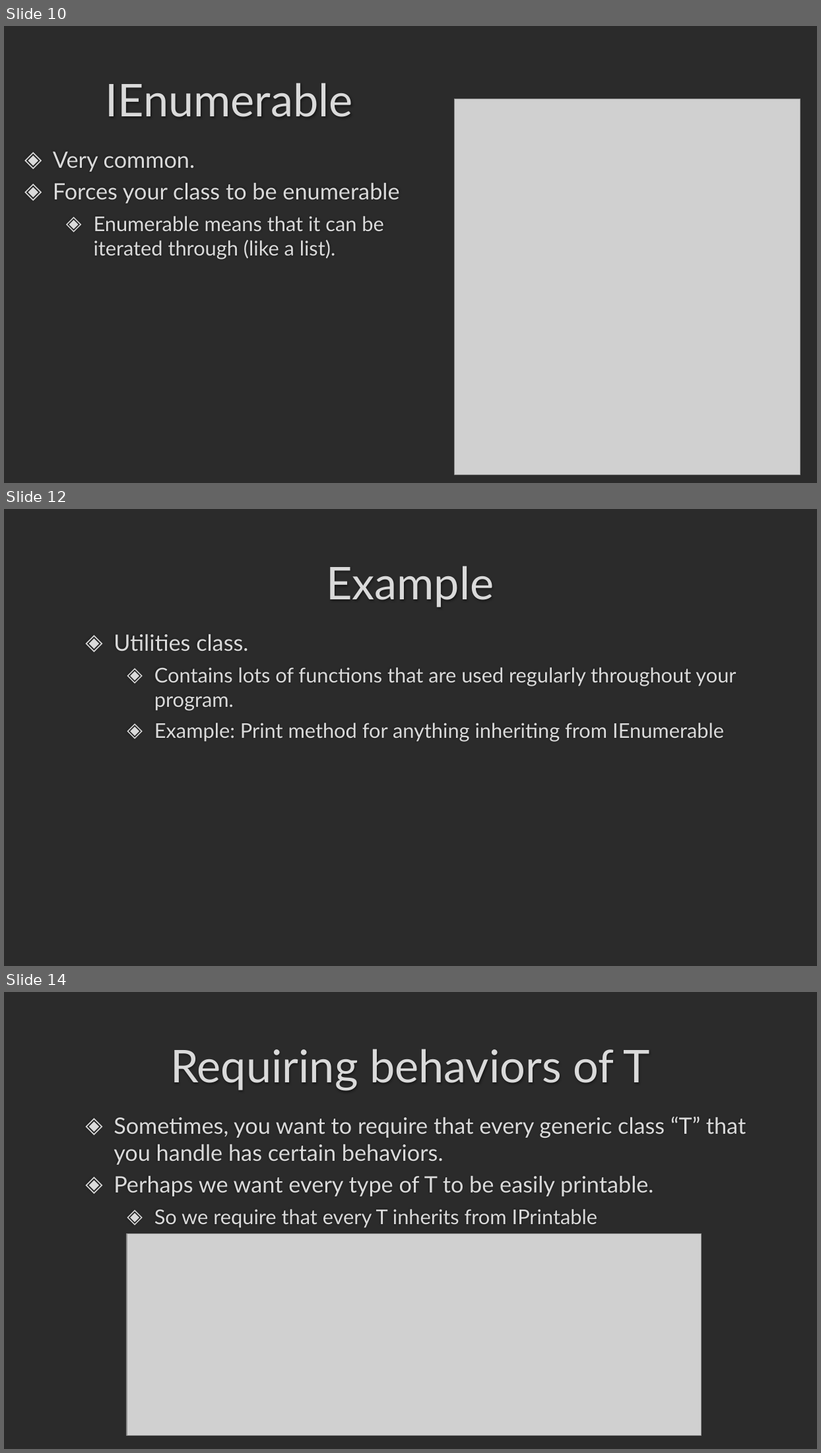
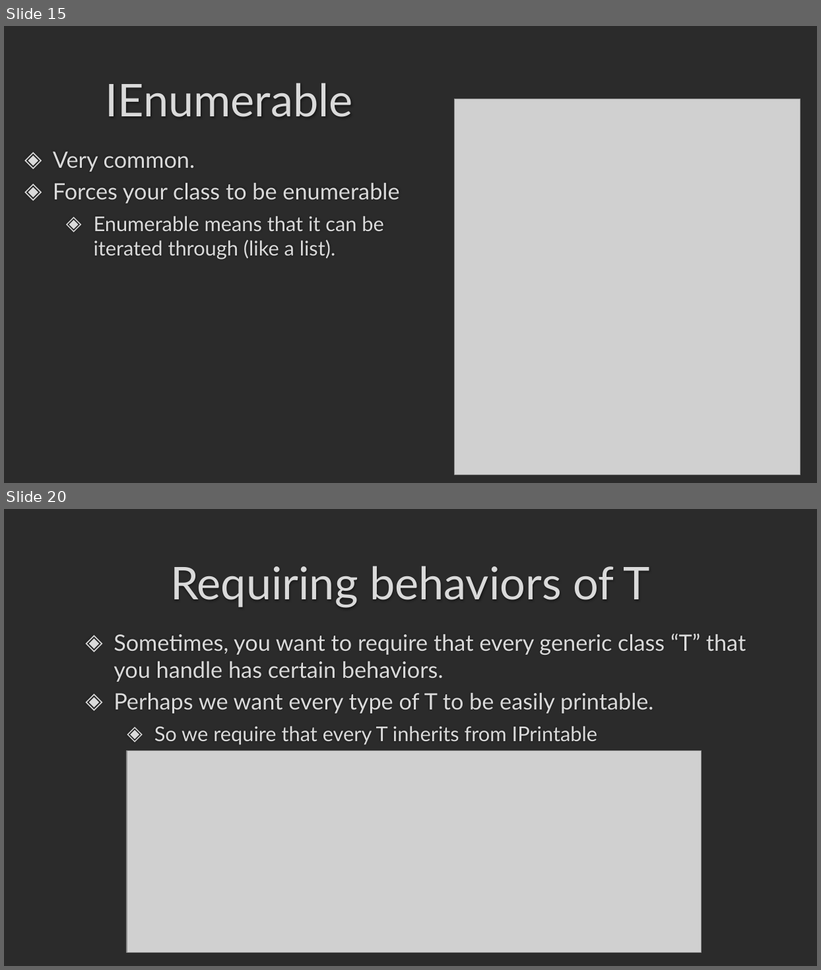
Before and after one commit to darrare/CS-3020, a slide deck: Documents/Powerpoints/4.0 Generic Classes and Interfaces.pptx. Shown one above the other, each under a label of ours: slides 10, 12 and 14 before the commit, slides 15 and 20 after it; the slides between them are not shown. The pictures are 821x1453 and 821x970 pixels, drawn with LibreOffice and Linux fonts; fonts in the diff are those of the drawing; grey boxes stand for pictures; background and template pictures are left out; a plain dark background stands for a picture behind light text. Boxes give left, top, right and bottom in pixels: in the first picture for what was removed or moved away, otherwise in the second. Text is boxed around its words. In the diff, an @@ line names an element or a change of style, - is before the commit and + after.

```diff
--- a/Documents/Powerpoints/4.0 Generic Classes and Interfaces.pptx
+++ b/Documents/Powerpoints/4.0 Generic Classes and Interfaces.pptx
@@ slide 12 removed at [4, 509, 817, 966], background picture (left out) @@
@@ title removed at [326, 566, 494, 607] @@
-Example
@@ text removed at [114, 634, 736, 742] @@
-◈ Utilities class.
-  ◈ Contains lots of functions that are used regularly throughout your program.
-  ◈ Example: Print method for anything inheriting from IEnumerable
@@ what was slide 10 is now slide 15 @@
@@ what was slide 14 is now slide 20 @@
```
Also in this commit, not shown: 2 slides changed, 8 slides added, 1 other slide removed, 1 other file.
